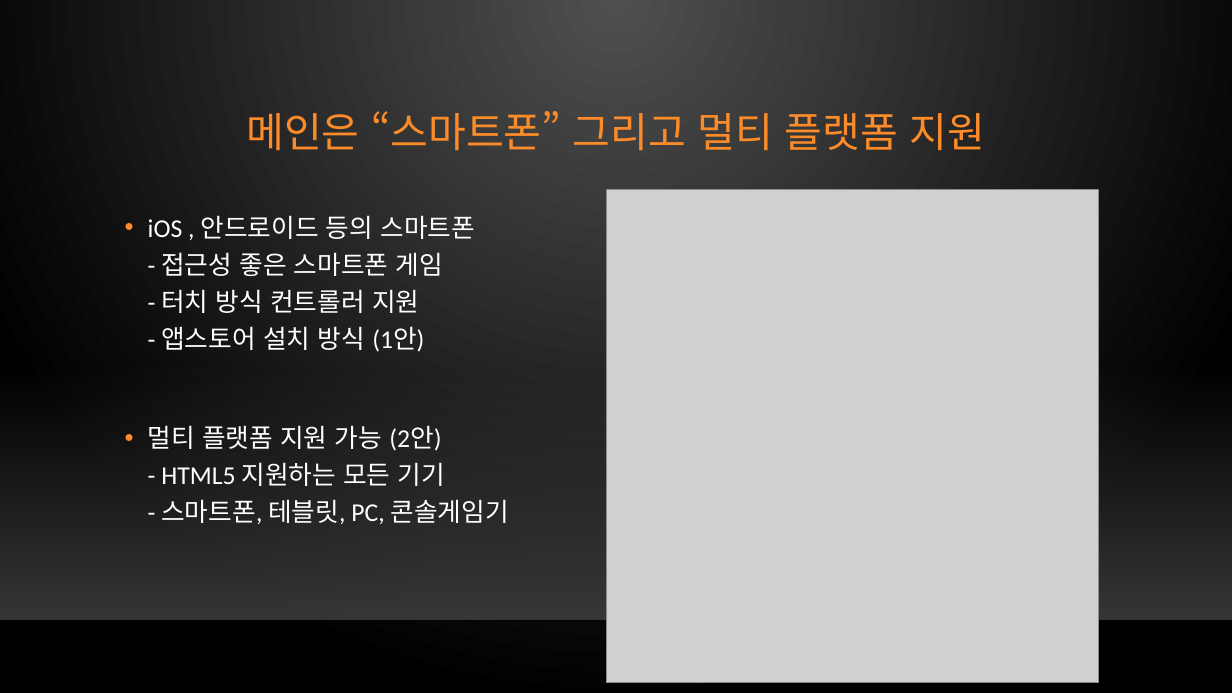
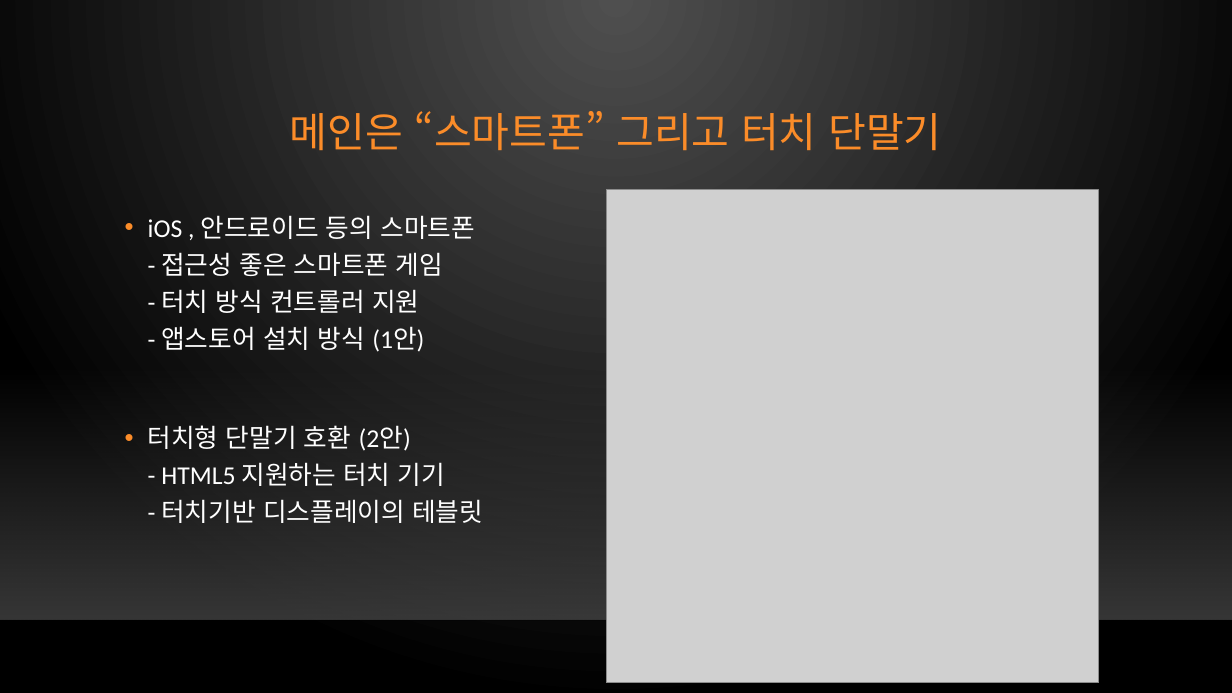
Before and after one commit to xqiwipx/first_project, a slide deck: slide 6 of Kims_project.pptx. Drawn at 1232x693 pixels with LibreOffice and Linux fonts; fonts in the diff are those of the drawing; grey boxes stand for pictures; background and template pictures are left out. Boxes give left, top, right and bottom in pixels: in the first picture for what was removed or moved away, otherwise in the second. Text is boxed around its words. In the diff, an @@ line names an element or a change of style, - is before the commit and + after.

```diff
--- a/Kims_project.pptx
+++ b/Kims_project.pptx
@@ title at box(290, 111, 941, 151): text changed @@
-메인은 “스마트폰” 그리고 멀티 플랫폼 지원
+메인은 “스마트폰” 그리고 터치 단말기
@@ text at box(148, 425, 483, 523): text changed @@
-• 멀티 플랫폼 지원 가능 (2안)
-  - HTML5 지원하는 모든 기기
-  - 스마트폰, 테블릿, PC, 콘솔게임기
+• 터치형 단말기 호환 (2안)
+  - HTML5 지원하는 터치 기기
+  - 터치기반 디스플레이의 테블릿
```
Also in this commit, not shown: 22 other slides changed, 1 slide removed.
